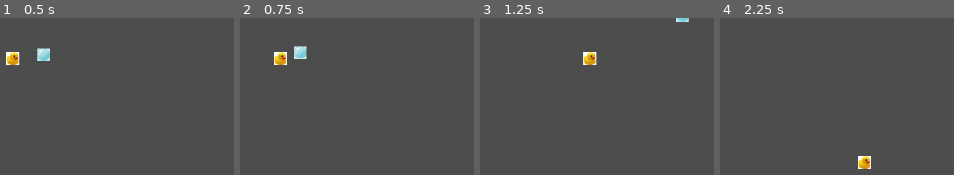
Above: before the commit, frames 1-4 (left to right).
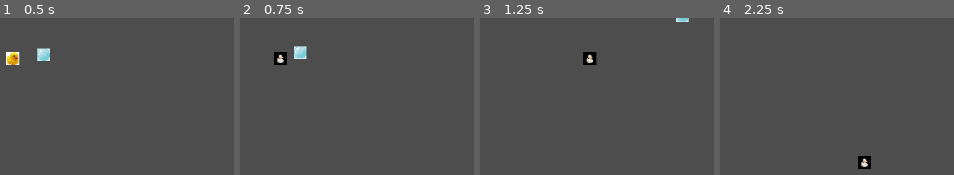
Above: after the commit, the same moments.

Repository: pmaitland/GGJ2025
Game: Godot game, scene res://scenes/level.tscn
Two runs of this game, one before a commit and one after it. Both use one fixed random seed, a clock stepped at 60 frames per second and the inputs below.
Inputs (mouse positions are in pixels of both pictures, inside the frame that each line leads up to):
- Up to frame 1 (0.5 s): no input
- Up to frame 2 (0.75 s): tap Enter at 0.5 s; move the mouse to (outside the picture) at 0.52 s; press the mouse at (outside the picture) at 0.53 s; hold D (move_right) from 0.53 s (still down)
- Up to frame 3 (1.25 s): keep holding D (move_right)
- Up to frame 4 (2.25 s): move the mouse to (outside the picture) at 1.27 s; release D (move_right) at 1.28 s; release the mouse at (outside the picture) at 1.28 s; hold S (move_down) 1.28-2.03 s; click (outside the picture) at 1.35 s; move the mouse to (outside the picture) at 2.02 s; press the mouse at (outside the picture) at 2.03 s; hold D (move_right) from 2.03 s (still down)

Frame 1 is identical in both runs. In frame 2, 0.5% of the frame differs, in the area x 14-21%, y 21-30%; in frame 3, 0.5%, in the area x 44-50%, y 21-30%; in frame 4, 0.5%.

Commit message:
duck directions

Diff:
--- a/ggj25/scenes/duck.tscn
+++ b/ggj25/scenes/duck.tscn
@@ -1,7 +1,14 @@
-[gd_scene load_steps=5 format=3 uid="uid://bnfisykkl2cb6"]
+[gd_scene load_steps=12 format=3 uid="uid://bnfisykkl2cb6"]
 
-[ext_resource type="Script" path="res://scripts/Player.gd" id="1_x1n4u"]
-[ext_resource type="Texture2D" uid="uid://d3yrwn65n6did" path="res://sprites/duck.png" id="2_wha4i"]
+[ext_resource type="Script" path="res://scripts/duck.gd" id="1_x1n4u"]
+[ext_resource type="Texture2D" uid="uid://bs357sc677330" path="res://sprites/duck/duck0.png" id="2_hmvlq"]
+[ext_resource type="Texture2D" uid="uid://bebh6kf6i8ont" path="res://sprites/duck/duck1.png" id="3_n6wtr"]
+[ext_resource type="Texture2D" uid="uid://bcvcpqmgr4ri4" path="res://sprites/duck/duck2.png" id="4_p8rtf"]
+[ext_resource type="Texture2D" uid="uid://b5uy3x7rmhim0" path="res://sprites/duck/duck3.png" id="5_2xgx4"]
+[ext_resource type="Texture2D" uid="uid://6pp2sksjnfqe" path="res://sprites/duck/duck4.png" id="6_jmdef"]
+[ext_resource type="Texture2D" uid="uid://cmhbsoomv3njq" path="res://sprites/duck/duck5.png" id="7_5b0ea"]
+[ext_resource type="Texture2D" uid="uid://ce74cy1ntjssf" path="res://sprites/duck/duck6.png" id="8_x2q5v"]
+[ext_resource type="Texture2D" uid="uid://dnm4jxswn1ya4" path="res://sprites/duck/duck7.png" id="9_0sns0"]
 
 [sub_resource type="CircleShape2D" id="CircleShape2D_yihvp"]
 
@@ -9,11 +16,11 @@
 
 [node name="CharacterBody2D" type="CharacterBody2D"]
 script = ExtResource("1_x1n4u")
+sprites = Array[Texture2D]([ExtResource("2_hmvlq"), ExtResource("3_n6wtr"), ExtResource("4_p8rtf"), ExtResource("5_2xgx4"), ExtResource("6_jmdef"), ExtResource("7_5b0ea"), ExtResource("8_x2q5v"), ExtResource("9_0sns0")])
 
 [node name="Sprite2D" type="Sprite2D" parent="."]
 position = Vector2(-0.499996, -0.500004)
 scale = Vector2(0.0848214, 0.0848214)
-texture = ExtResource("2_wha4i")
 
 [node name="CollisionShape2D" type="CollisionShape2D" parent="."]
 shape = SubResource("CircleShape2D_yihvp")
--- a/ggj25/scripts/Player.gd
+++ /dev/null
@@ -1,41 +0,0 @@
-extends CharacterBody2D
-
-@onready var blow_hitbox: ShapeCast2D = $BlowHitbox
-
-const SPEED = 200.0
-const BLOW_FORCE = 20
-
-
-func _physics_process(delta: float) -> void:
-	var x_direction := Input.get_axis("move_left", "move_right")
-	if x_direction:
-		velocity.x = x_direction
-	else:
-		velocity.x = move_toward(velocity.x, 0, SPEED)
-
-	var y_direction := Input.get_axis("move_up", "move_down")
-
-	if y_direction:
-		velocity.y = y_direction
-	else:
-		velocity.y = move_toward(velocity.y, 0, SPEED)
-
-	velocity = velocity.normalized()
-	velocity *= SPEED
-
-	if Input.is_action_pressed("blow"):
-		blow()
-
-	move_and_slide()
-
-
-
-
-func blow() -> void:
-	if blow_hitbox.is_colliding():
-		for i in range(blow_hitbox.get_collision_count()):
-			var hit = blow_hitbox.get_collider(i)
-			if "name" in hit:
-				print('hit ', hit.name)
-			if hit and hit.has_method("blow"):
-				hit.call("blow", global_transform, BLOW_FORCE)
--- /dev/null
+++ b/ggj25/scripts/duck.gd
@@ -0,0 +1,79 @@
+extends CharacterBody2D
+
+
+@onready var blow_hitbox: ShapeCast2D = $BlowHitbox
+@onready var sprite: Sprite2D = $Sprite2D
+
+
+@export var sprites: Array[Texture2D]
+
+
+enum Direction { DOWN, DOWN_LEFT, LEFT, UP_LEFT, UP, UP_RIGHT, RIGHT, DOWN_RIGHT }
+const SPEED = 200.0
+const BLOW_FORCE = 20
+
+
+var current_direction = Direction.DOWN
+
+
+func _ready() -> void:
+	sprite.texture = sprites[0]
+
+
+func _physics_process(_delta: float) -> void:
+	var x_direction := Input.get_axis("move_left", "move_right")
+	if x_direction:
+		velocity.x = x_direction
+	else:
+		velocity.x = move_toward(velocity.x, 0, SPEED)
+
+	var y_direction := Input.get_axis("move_up", "move_down")
+
+	if y_direction:
+		velocity.y = y_direction
+	else:
+		velocity.y = move_toward(velocity.y, 0, SPEED)
+
+	velocity = velocity.normalized()
+	velocity *= SPEED
+
+	if Input.is_action_pressed("blow"):
+		blow()
+
+	set_direction(x_direction, y_direction)
+
+	sprite.texture = sprites[current_direction]
+
+	move_and_slide()
+
+
+func set_direction(x: float, y: float) -> void:
+	if y > 0:
+		if x < 0:
+			current_direction = Direction.DOWN_LEFT
+		elif x > 0:
+			current_direction = Direction.DOWN_RIGHT
+		else:
+			current_direction = Direction.DOWN
+	elif y < 0:
+		if x < 0:
+			current_direction = Direction.UP_LEFT
+		elif x > 0:
+			current_direction = Direction.UP_RIGHT
+		elif x == 0:
+			current_direction = Direction.UP
+	else:
+		if x < 0:
+			current_direction = Direction.LEFT
+		elif x > 0:
+			current_direction = Direction.RIGHT
+
+
+func blow() -> void:
+	if blow_hitbox.is_colliding():
+		for i in range(blow_hitbox.get_collision_count()):
+			var hit = blow_hitbox.get_collider(i)
+			if "name" in hit:
+				print('hit ', hit.name)
+			if hit and hit.has_method("blow"):
+				hit.call("blow", global_transform, BLOW_FORCE)
Renamed: ggj25/sprites/duck.png -> ggj25/sprites/duck/duck0.png
Not shown, added: ggj25/sprites/duck/duck0.png.import
Binary file added: ggj25/sprites/duck/duck1.png
Not shown, added: ggj25/sprites/duck/duck1.png.import
Binary file added: ggj25/sprites/duck/duck2.png
Not shown, changed: ggj25/sprites/duck/duck2.png.import
Binary file added: ggj25/sprites/duck/duck3.png
Not shown, added: ggj25/sprites/duck/duck3.png.import
Binary file added: ggj25/sprites/duck/duck4.png
Not shown, added: ggj25/sprites/duck/duck4.png.import
Binary file added: ggj25/sprites/duck/duck5.png
Not shown, added: ggj25/sprites/duck/duck5.png.import
(and 4 more such lines)
